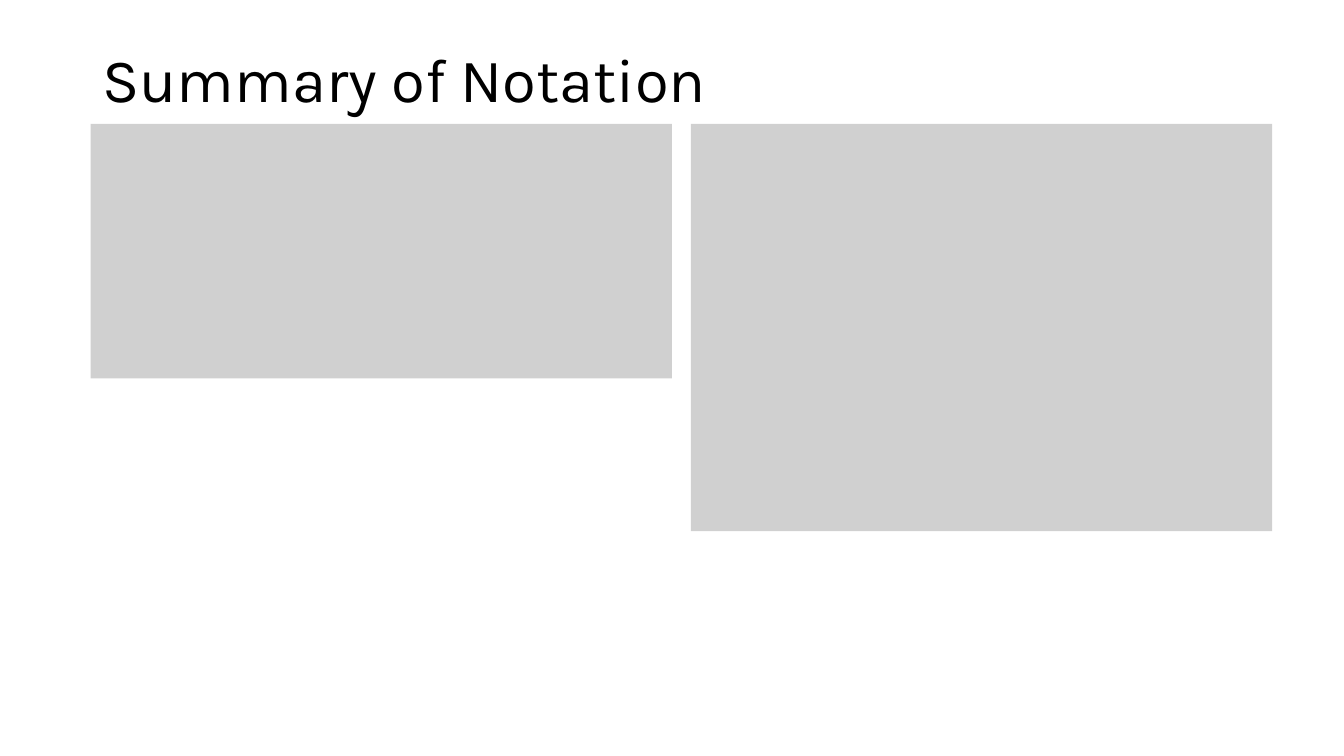
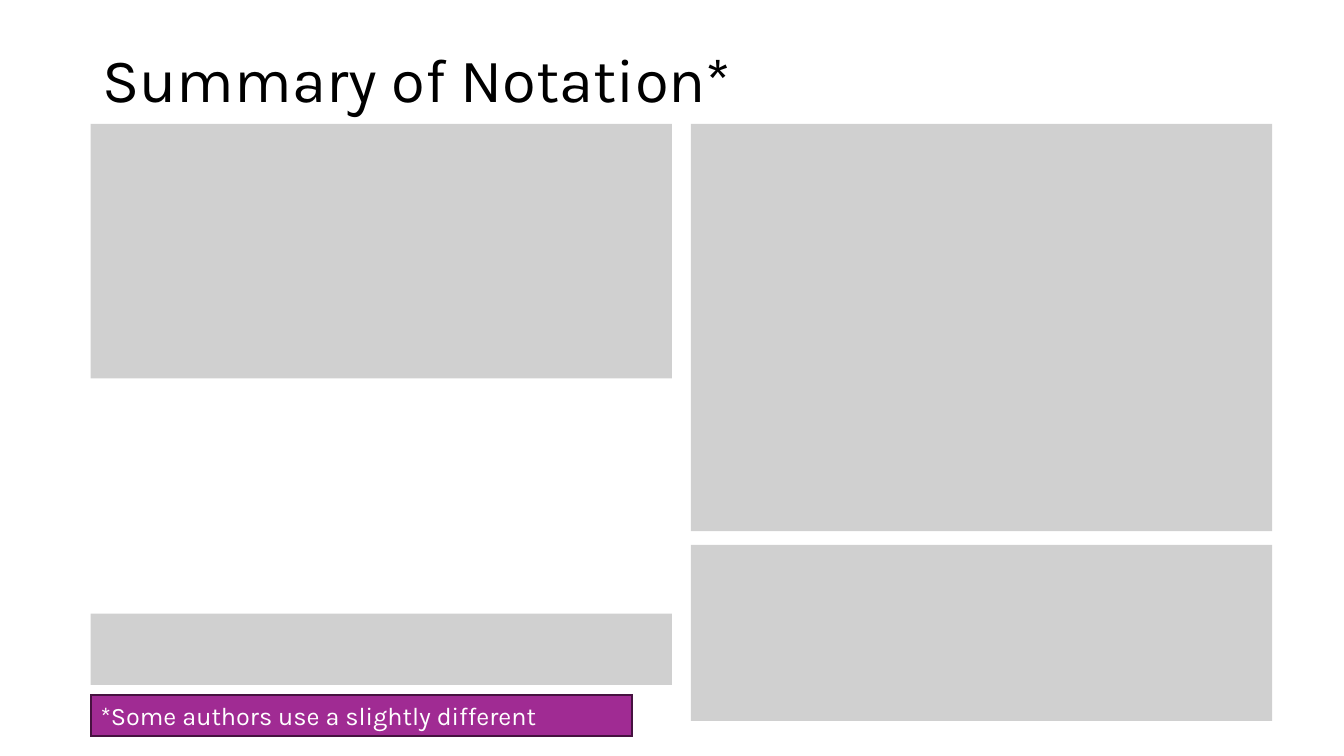
Before and after one commit to mhahsler/Introduction_to_Reinforcement_Learning, a slide deck: slide 3 of slides/Lecture_DRL.pptx. Drawn at 1344x756 pixels with LibreOffice and Linux fonts; fonts in the diff are those of the drawing; grey boxes stand for pictures. Boxes give left, top, right and bottom in pixels: in the first picture for what was removed or moved away, otherwise in the second. Text is boxed around its words. In the diff, an @@ line names an element or a change of style, - is before the commit and + after.

```diff
--- a/slides/Lecture_DRL.pptx
+++ b/slides/Lecture_DRL.pptx
@@ title at (x1=102, y1=59, x2=731, y2=117): text changed @@
-Summary of Notation
+Summary of Notation*
@@ picture added at (x1=691, y1=544, x2=1272, y2=721) @@
@@ picture added at (x1=91, y1=614, x2=673, y2=686) @@
@@ rectangle added at (x1=91, y1=696, x2=632, y2=736), fill #A02B93, outline #461340 1.5 pt, 18 pt, text #FFFFFF @@
+*Some authors use a slightly different notation.
```
Also in this commit, not shown: 7 other slides changed, 3 slides added, 2 slides removed, 5 other files.
